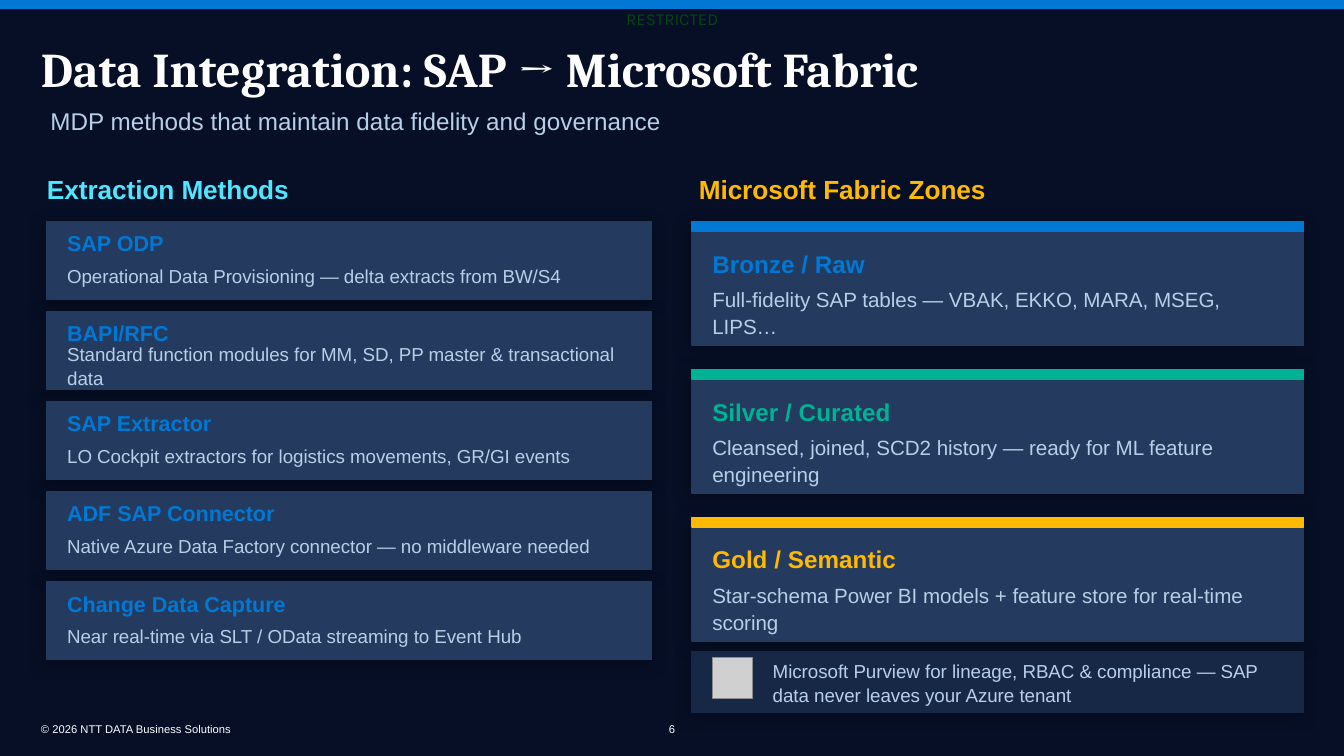
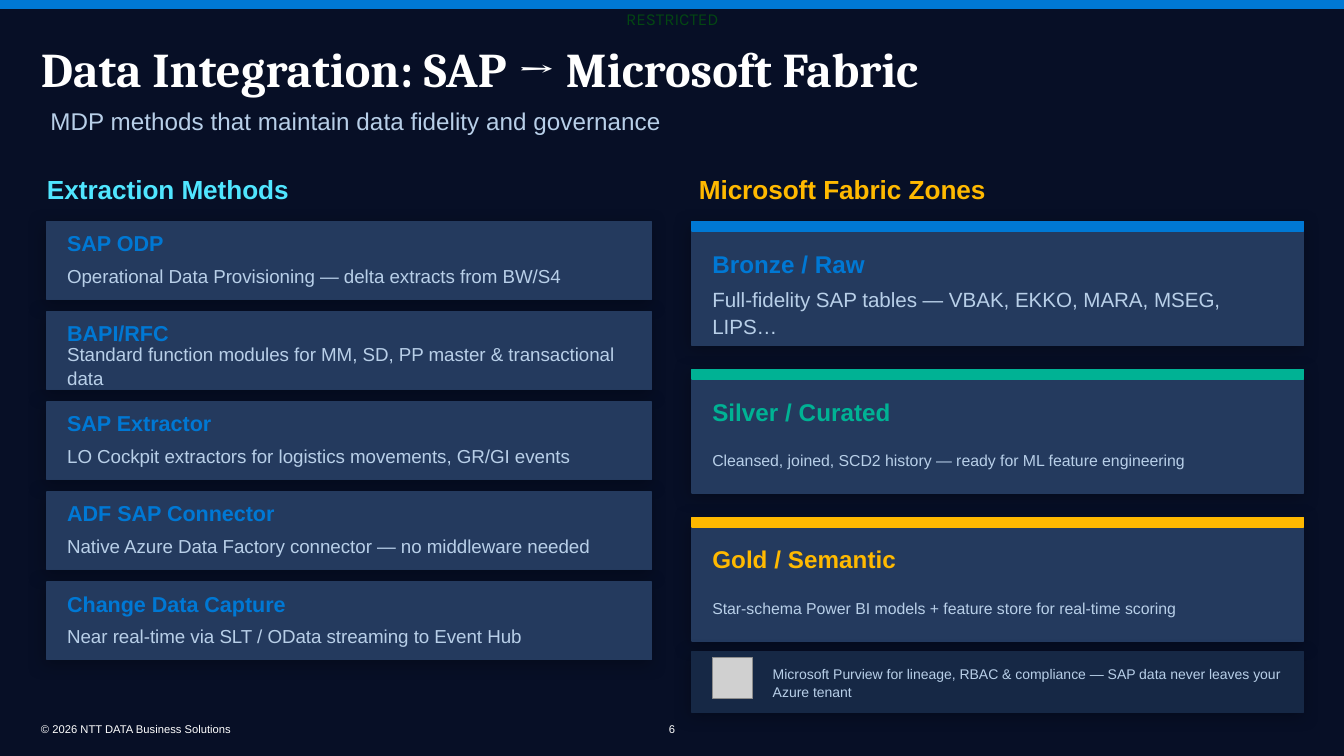
Before and after one commit to bhartiya75/ntt, a slide deck: slide 6 of backend/generated_ppts/NDBS_SAP_Supply_Chain_AI_v2.0.pptx. Drawn at 1344x756 pixels with LibreOffice and Linux fonts; fonts in the diff are those of the drawing; grey boxes stand for pictures; background and template pictures are left out. Boxes give left, top, right and bottom in pixels: in the first picture for what was removed or moved away, otherwise in the second. Text is boxed around its words. In the diff, an @@ line names an element or a change of style, - is before the commit and + after.

```diff
--- a/backend/generated_ppts/NDBS_SAP_Supply_Chain_AI_v2.0.pptx
+++ b/backend/generated_ppts/NDBS_SAP_Supply_Chain_AI_v2.0.pptx
@@ text "Cleansed, joined, SCD2 history — ..." at [712, 454, 1185, 469]: size 14.7 to 11.3 pt @@
@@ text "Star-schema Power BI models + ..." at [712, 602, 1176, 617]: size 14.7 to 11.3 pt @@
@@ text "Microsoft Purview for lineage, RBAC ..." at [773, 669, 1280, 697]: size 13.3 to 10 pt @@
```
Also in this commit, not shown: 13 other slides changed, 1 slide added, 4 other files.
